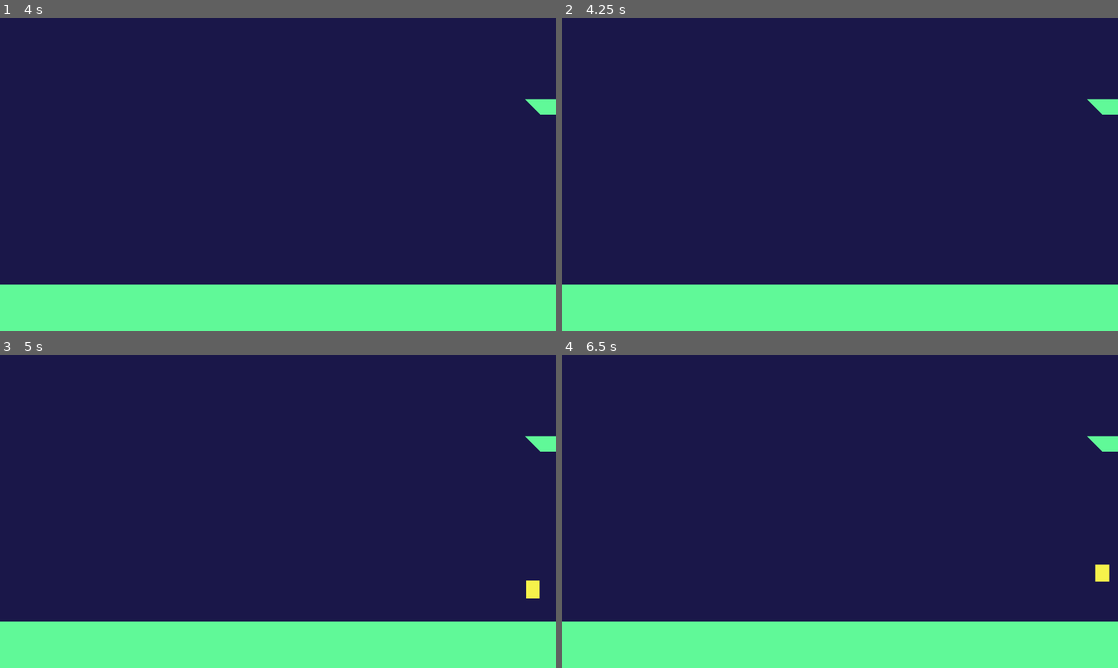
Above: before the commit, frames 1-4 (two rows, left to right).
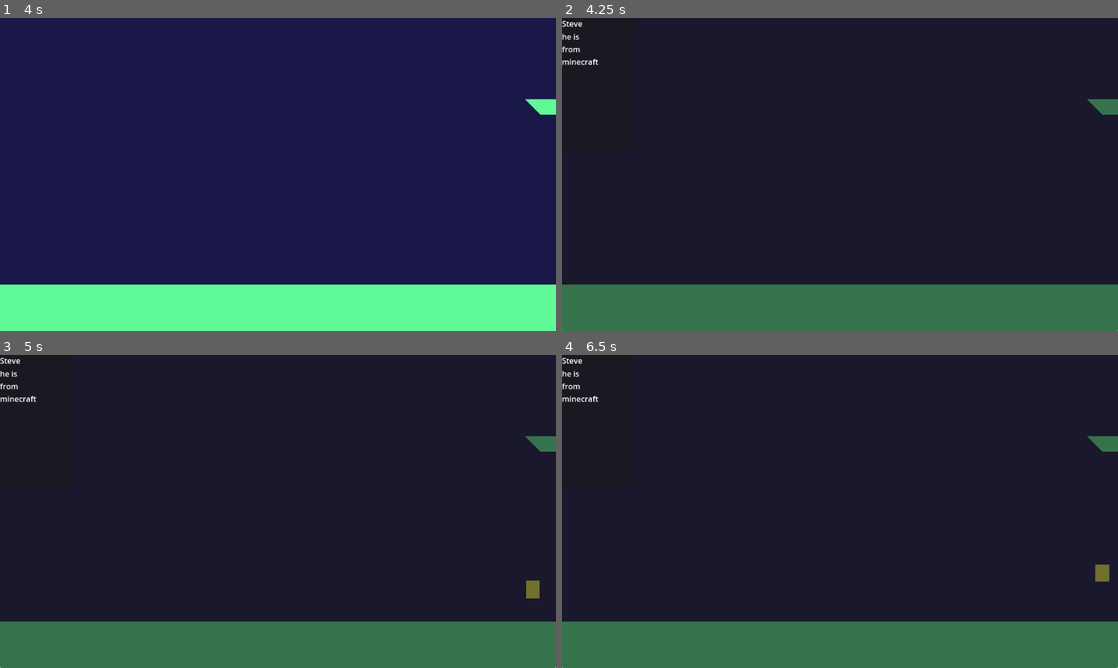
Above: after the commit, the same moments.

Repository: ValorZard/RainyPlatformer
Game: Godot game, scene res://World/World.tscn
The game is run twice, just before and just after one commit, with the same random seed, the same clock (stepped at 60 frames per second) and the same inputs.
Inputs:
- Up to frame 1 (4 s): hold Space (jump) 0.53-1.28 s; hold Right (ui_right) 0.53-2.03 s; tap Space (jump) at 1.35, 1.52, 1.82, 2.85, 3.02, 3.32 s; tap Enter at 2, 3.5 s; hold Left (ui_left) 2.03-2.78 s; hold Space (jump) 2.03-2.78 s; hold Right (ui_right) from 2.78 s (still down); hold Space (jump) from 3.53 s (still down)
- Up to frame 2 (4.25 s): keep holding Right (ui_right); keep holding Space (jump); tap I (open_menu, bound only after the commit) at 4.15 s
- Up to frame 3 (5 s): release Right (ui_right) at 4.28 s; release Space (jump) at 4.28 s; hold Left (ui_left) from 4.28 s (still down); tap Space (jump) at 4.35, 4.52, 4.82 s
- Up to frame 4 (6.5 s): release Left (ui_left) at 5.03 s; hold Right (ui_right) 5.03-5.78 s; hold Space (jump) 5.03-5.78 s; hold Left (ui_left) from 5.78 s (still down); tap Space (jump) at 5.85, 6.02, 6.32 s

Frame 1 is identical in both runs. In frame 2, 100% of the frame differs, in the area x 0-100%, y 0-100%; in frame 3, 100%; in frame 4, 100%.

Commit message:
menu toggle

Diff:
--- a/Player/Player.gd
+++ b/Player/Player.gd
@@ -49,8 +49,16 @@
 		"y": int(Input.is_action_pressed("ui_down")) - int(Input.is_action_pressed("ui_up")),
 		"just_jump": Input.is_action_just_pressed("jump") == true,
 		"jump": Input.is_action_pressed("jump") == true,
-		"released_jump": Input.is_action_just_released("jump") == true
+		"released_jump": Input.is_action_just_released("jump") == true,
+		"open_menu": Input.is_action_just_pressed("open_menu") == true
 	}
+
+func handle_UI() -> void:
+	if get_input()["open_menu"]:
+		if !$CanvasLayer.visible:
+			$CanvasLayer.visible = true
+		else:
+			$CanvasLayer.visible = false
 
 func _physics_process(delta: float) -> void:
 	x_movement(delta)
@@ -59,6 +67,7 @@
 
 	timers(delta)
 	move_and_slide()
+	handle_UI()
 
 
 func x_movement(delta: float) -> void:
--- a/Player/Player.tscn
+++ b/Player/Player.tscn
@@ -1,7 +1,8 @@
-[gd_scene load_steps=8 format=3 uid="uid://cy40ffinx3qio"]
+[gd_scene load_steps=9 format=3 uid="uid://cy40ffinx3qio"]
 
 [ext_resource type="Script" path="res://Player/Player.gd" id="1"]
 [ext_resource type="Script" path="res://Player/Sprite.gd" id="2"]
+[ext_resource type="PackedScene" uid="uid://b4g1cqyoecp0s" path="res://UI/PersonDex.tscn" id="3_p0hdk"]
 
 [sub_resource type="RectangleShape2D" id="2"]
 size = Vector2(32, 24)
@@ -91,3 +92,8 @@
 libraries = {
 "": SubResource("AnimationLibrary_1lb64")
 }
+
+[node name="CanvasLayer" type="CanvasLayer" parent="."]
+visible = false
+
+[node name="PersonDex" parent="CanvasLayer" instance=ExtResource("3_p0hdk")]
--- a/project.godot
+++ b/project.godot
@@ -56,6 +56,11 @@
 , Object(InputEventKey,"resource_local_to_scene":false,"resource_name":"","device":-1,"window_id":0,"alt_pressed":false,"shift_pressed":false,"ctrl_pressed":false,"meta_pressed":false,"pressed":false,"keycode":4194320,"physical_keycode":0,"key_label":0,"unicode":0,"echo":false,"script":null)
 ]
 }
+open_menu={
+"deadzone": 0.5,
+"events": [Object(InputEventKey,"resource_local_to_scene":false,"resource_name":"","device":-1,"window_id":0,"alt_pressed":false,"shift_pressed":false,"ctrl_pressed":false,"meta_pressed":false,"pressed":false,"keycode":0,"physical_keycode":73,"key_label":0,"unicode":105,"echo":false,"script":null)
+]
+}
 
 [layer_names]
 
